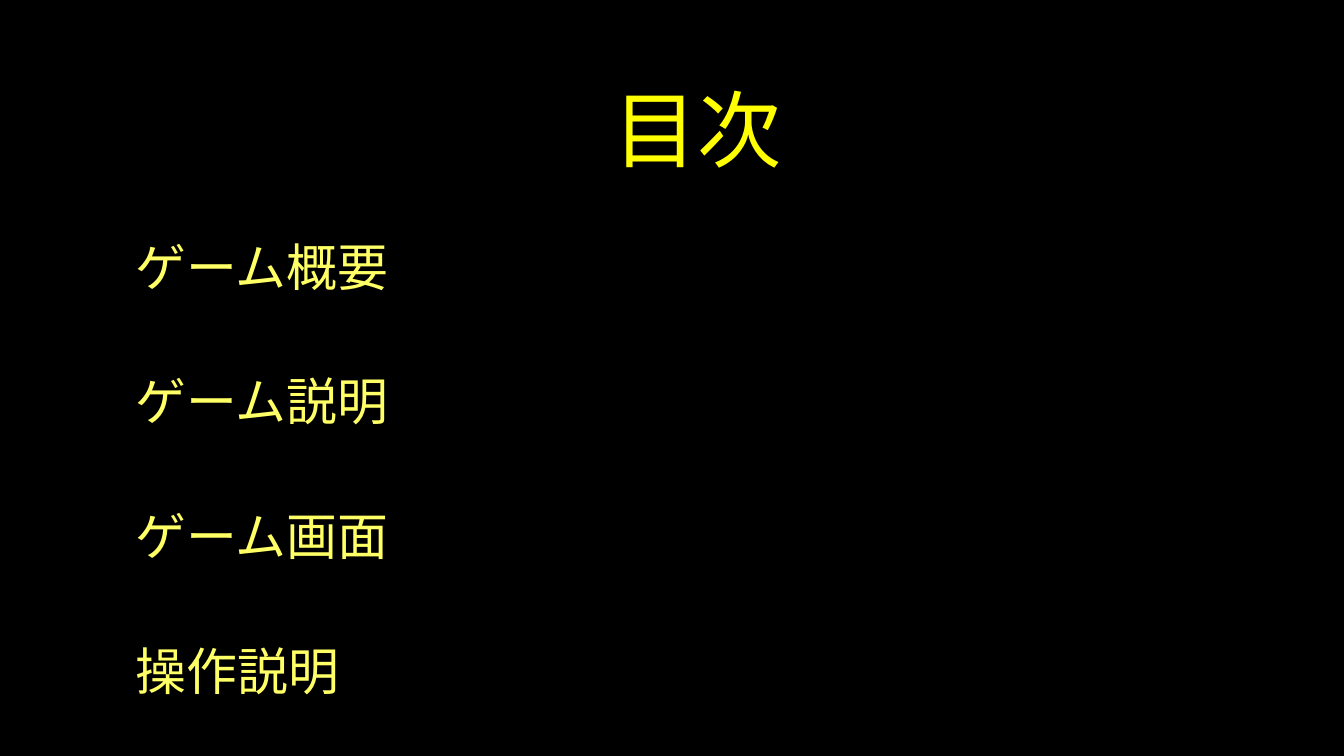
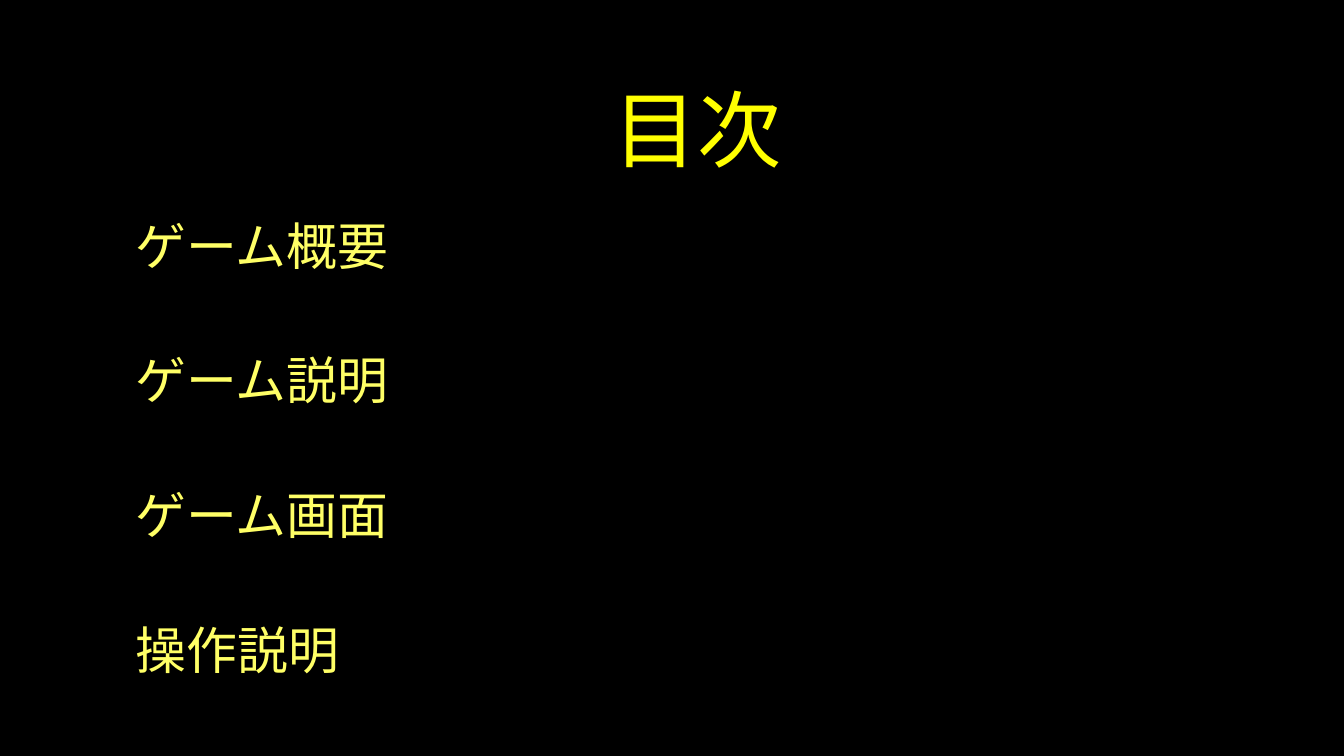
Before and after one commit to Yuito753/C, a slide deck: slide 2 of 企画書.pptx. Drawn at 1344x756 pixels with LibreOffice and Linux fonts; fonts in the diff are those of the drawing; background and template pictures are left out. Boxes give left, top, right and bottom in pixels: in the first picture for what was removed or moved away, otherwise in the second. Text is boxed around its words. In the diff, an @@ line names an element or a change of style, - is before the commit and + after.

```diff
--- a/企画書.pptx
+++ b/企画書.pptx
@@ text "ゲーム概要": place and size @@
-text "ゲーム概要" at box(136, 243, 388, 695)
+text "ゲーム概要" at box(136, 222, 388, 674)
@@ text "ゲーム概要" at box(136, 222, 388, 674): alignment left to justified @@
```
Also in this commit, not shown: 1 other slide changed.
